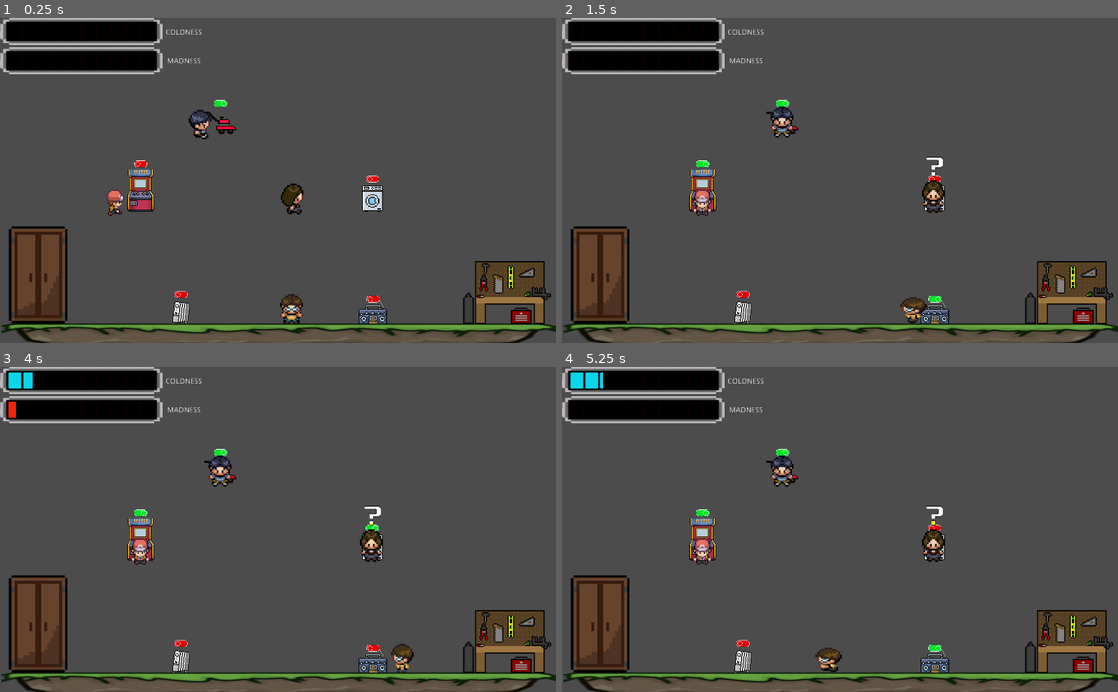
Above: before the commit, frames 1-4 (two rows, left to right).
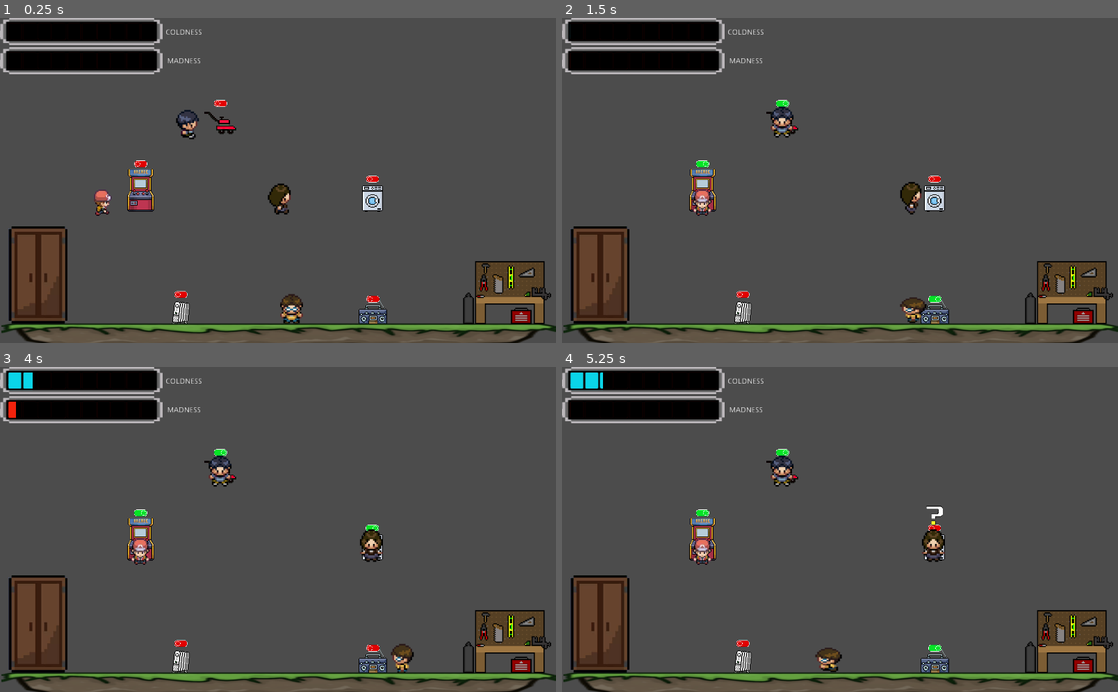
Above: after the commit, the same moments.

Repository: Gaspary23/Sombras_da_Familia
Game: Godot game, scene res://Game/Game.tscn
The game is run twice, just before and just after one commit, with the same random seed, the same clock (stepped at 60 frames per second) and the same inputs. Video files are missing from this copy of the repository; at most half a second of black plays in their place.
Inputs:
- Up to frame 1 (0.25 s): no input
- Up to frame 2 (1.5 s): hold Right (right) 0.53-1.28 s; tap E (interact) at 0.6, 1.35 s; hold Left (left) from 1.28 s (still down)
- Up to frame 3 (4 s): release Left (left) at 2.03 s; hold Right (right) 2.03-3.53 s; tap E (interact) at 2.1, 2.85, 3.6 s; hold Left (left) from 3.53 s (still down)
- Up to frame 4 (5.25 s): keep holding Left (left); tap E (interact) at 4.35, 5.1 s

The runs differ from the first frame. In frame 1, 1.3% of the frame differs, in the area x 17-55%, y 25-61%; in frame 2, 0.6%; in frame 3, less than 0.1%; in frame 4, nothing differs.

Commit message:
feat: update all SFX

Diff:
--- a/Items/Arcade.tscn
+++ b/Items/Arcade.tscn
@@ -41,6 +41,7 @@
 margin_right = 11.0
 margin_bottom = 5.0
 stream = ExtResource( 4 )
+volume_db = -15.0
 
 [connection signal="body_entered" from="." to="." method="_on_Arcade_body_entered"]
 [connection signal="body_exited" from="." to="." method="_on_Arcade_body_exited"]
--- a/Items/Heater.tscn
+++ b/Items/Heater.tscn
@@ -36,4 +36,5 @@
 
 [node name="AudioStreamPlayer" type="AudioStreamPlayer" parent="."]
 stream = ExtResource( 4 )
+volume_db = -5.0
 autoplay = true
--- a/Items/Lawn_Mower.tscn
+++ b/Items/Lawn_Mower.tscn
@@ -1,8 +1,9 @@
-[gd_scene load_steps=6 format=2]
+[gd_scene load_steps=7 format=2]
 
 [ext_resource path="res://Items/Lawn_Mower_On.png" type="Texture" id=1]
 [ext_resource path="res://Items/Lawn_Mower_Off.png" type="Texture" id=2]
 [ext_resource path="res://Items/Lawn_Mower.gd" type="Script" id=3]
+[ext_resource path="res://SFX/Lawn_Mower.ogg" type="AudioStream" id=4]
 
 [sub_resource type="SpriteFrames" id=1]
 animations = [ {
@@ -35,6 +36,7 @@
 shape = SubResource( 2 )
 
 [node name="AudioStreamPlayer" type="AudioStreamPlayer" parent="."]
+stream = ExtResource( 4 )
 
 [connection signal="body_entered" from="." to="." method="_on_Lawn_Mower_body_entered"]
 [connection signal="body_exited" from="." to="." method="_on_Lawn_Mower_body_exited"]
--- a/Items/Radio.tscn
+++ b/Items/Radio.tscn
@@ -2,7 +2,7 @@
 
 [ext_resource path="res://Items/Radio.gd" type="Script" id=1]
 [ext_resource path="res://Items/Radio_Off.png" type="Texture" id=2]
-[ext_resource path="res://SFX/Monters_Inc_Theme.mp3" type="AudioStream" id=3]
+[ext_resource path="res://SFX/Monsters_Theme.ogg" type="AudioStream" id=3]
 [ext_resource path="res://Items/Radio_On.png" type="Texture" id=4]
 
 [sub_resource type="SpriteFrames" id=4]
@@ -37,6 +37,8 @@
 
 [node name="Monster_Theme" type="AudioStreamPlayer" parent="."]
 stream = ExtResource( 3 )
+volume_db = -10.0
+bus = "SFX"
 
 [connection signal="body_entered" from="." to="." method="_on_Radio_body_entered"]
 [connection signal="body_exited" from="." to="." method="_on_Radio_body_exited"]
--- a/Items/Washing_Machine.tscn
+++ b/Items/Washing_Machine.tscn
@@ -1,7 +1,7 @@
 [gd_scene load_steps=7 format=2]
 
 [ext_resource path="res://Items/Washing_Machine_On.png" type="Texture" id=1]
-[ext_resource path="res://SFX/Washing Machine.mp3" type="AudioStream" id=2]
+[ext_resource path="res://SFX/Washing Machine.ogg" type="AudioStream" id=2]
 [ext_resource path="res://Items/Washing_Machine.gd" type="Script" id=3]
 [ext_resource path="res://Items/Washing_Machine_Off.png" type="Texture" id=4]
 
@@ -36,7 +36,6 @@
 
 [node name="Washing" type="AudioStreamPlayer" parent="."]
 stream = ExtResource( 2 )
-volume_db = 10.0
 
 [connection signal="body_entered" from="." to="." method="_on_Washing_Machine_body_entered"]
 [connection signal="body_exited" from="." to="." method="_on_Washing_Machine_body_exited"]
--- a/Levels/Level.tscn
+++ b/Levels/Level.tscn
@@ -19,7 +19,7 @@
 [node name="Level" type="Node" groups=["Level1"]]
 
 [node name="Player" parent="." instance=ExtResource( 9 )]
-position = Vector2( 537, 586 )
+position = Vector2( 537, 567 )
 
 [node name="Child" parent="." instance=ExtResource( 4 )]
 position = Vector2( 166, 337 )
--- a/NPC/NPC.gd
+++ b/NPC/NPC.gd
@@ -38,6 +38,7 @@
 			current_state = State.walking
 
 		State.walking: # Go to target
+			current_state = State.waiting
 			if target_pos.x - position.x > 0:
 				motion.x = 1
 			elif target_pos.x - position.x < 0:
Not shown, added: SFX/Lawn_Mower.ogg.import
Not shown, added: SFX/Monsters_Theme.ogg.import
Not shown, removed: SFX/Monters_Inc_Theme.mp3.import
Not shown, removed: SFX/Washing Machine.mp3.import
Not shown, added: SFX/Washing Machine.ogg.import
Not shown, removed: SFX/footsteps.mp3.import
Not shown, removed: SFX/lawn_mower.mp3.import
Not shown, removed: SFX/notification.mp3.import
Not shown, removed: SFX/video_game.mp3.import
Not shown, added: SFX/Lawn_Mower.ogg
Not shown, added: SFX/Monsters_Theme.ogg
Not shown, changed: SFX/Monters_Inc_Theme.mp3
(and 6 more such lines)
